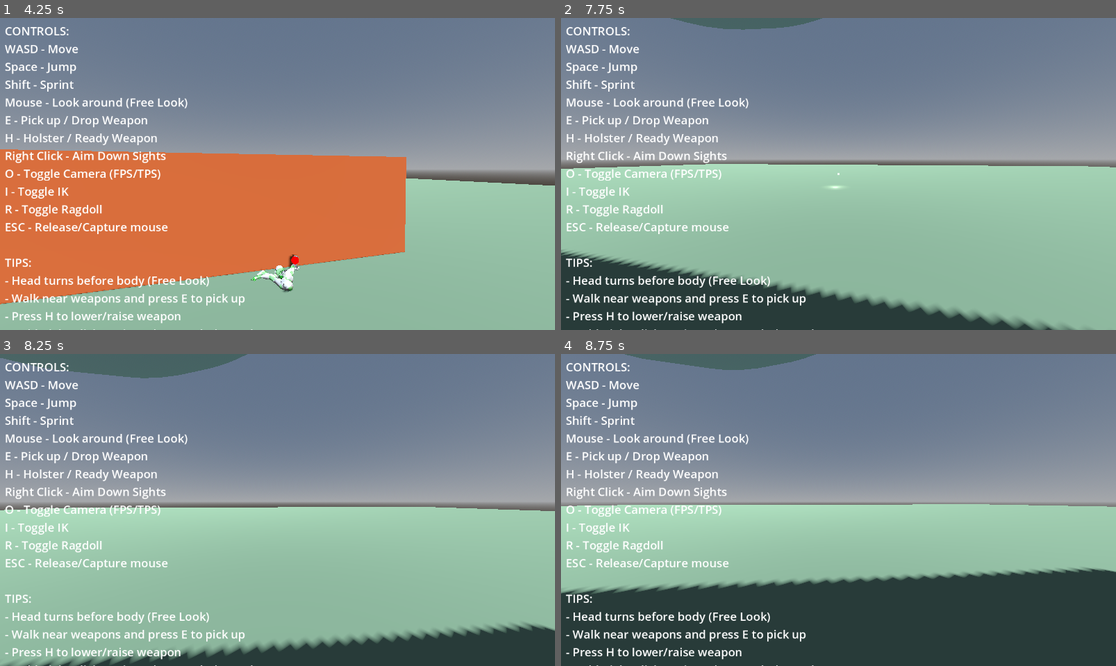
Above: before the commit, frames 1-4 (two rows, left to right).
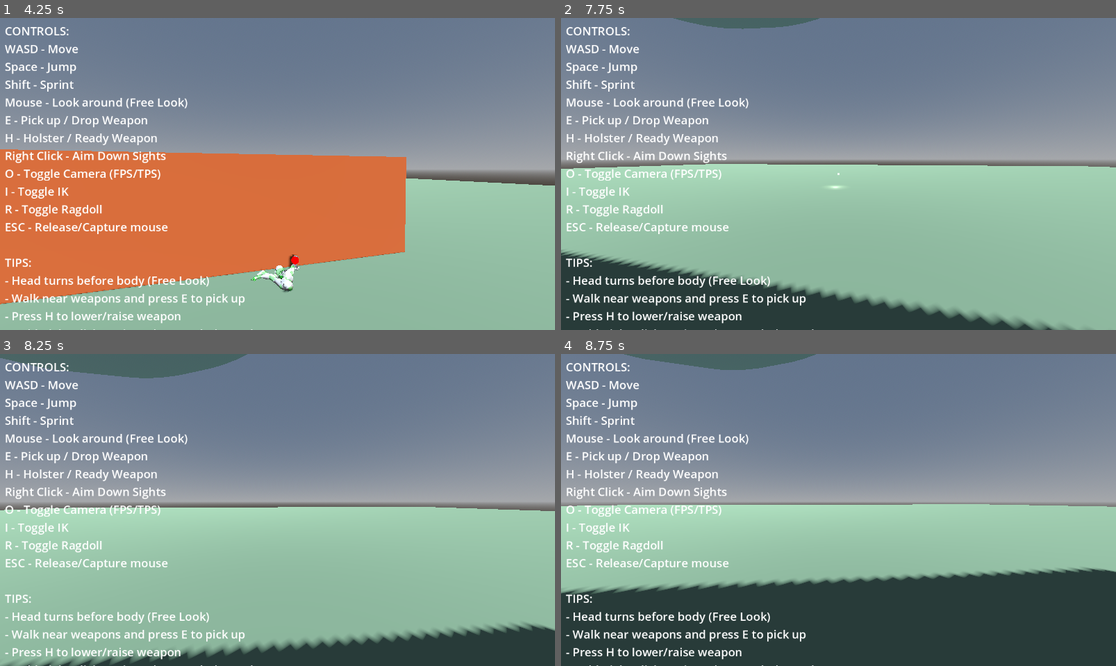
Above: after the commit, the same moments.

Repository: lmf-git/fpsikanimragdoll
Game: Godot game, scene res://world.tscn
Same seed, same stepped clock (60 frames per second), same inputs: the game is played once before the commit and once after it.
Inputs (mouse positions are in pixels of both pictures, inside the frame that each line leads up to):
- Up to frame 1 (4.25 s): tap Enter at 0.5 s; move the mouse to (305, 174) at 0.52 s; hold Shift (sprint) 0.53-1.28 s; hold W (move_forward) from 0.53 s (still down); click (305, 174) at 0.67 s; tap Space (jump) at 0.77, 1.52, 3.02, 3.77 s; move the mouse to (249, 174) at 1.27 s; tap O (toggle_camera) at 1.35 s; click (249, 174) at 1.42 s; move the mouse to (288, 167) at 2.02 s; hold I (toggle_ik) 2.03-2.78 s; click (288, 167) at 2.17 s; move the mouse to (271, 180) at 2.77 s; tap R (toggle_ragdoll) at 2.85 s; click (271, 180) at 2.92 s; move the mouse to (316, 177) at 3.52 s; tap E at 3.6 s; click (316, 177) at 3.67 s
- Up to frame 2 (7.75 s): move the mouse to (794, 170) at 4.27 s; tap H at 4.35 s; click (794, 170) at 4.42 s; tap Space (jump) at 4.52, 6.02, 6.77, 7.52 s; move the mouse to (844, 174) at 5.02 s; hold Shift (sprint) 5.03-5.78 s; click (844, 174) at 5.17 s; move the mouse to (816, 167) at 5.77 s; release W (move_forward) at 5.78 s; hold D (move_right) 5.78-6.53 s; tap O (toggle_camera) at 5.85 s; click (816, 167) at 5.92 s; move the mouse to (866, 174) at 6.52 s; hold I (toggle_ik) 6.53-7.28 s; hold W (move_forward) from 6.53 s (still down); click (866, 174) at 6.67 s; move the mouse to (810, 174) at 7.27 s; tap R (toggle_ragdoll) at 7.35 s; click (810, 174) at 7.42 s
- Up to frame 3 (8.25 s): keep holding W (move_forward); move the mouse to (288, 503) at 8.02 s; tap E at 8.1 s; click (288, 503) at 8.17 s
- Up to frame 4 (8.75 s): keep holding W (move_forward)

Frame 1 is identical in both runs. In frame 2, less than 0.1% of the frame differs, in the area x 19-77%, y 0-48%; in frame 3, less than 0.1%; in frame 4, less than 0.1%.

Commit message:
Add toggle aim mode and fix head position below shoulder
Features added:
1. Toggle aim mode with Ctrl+Right-Click
   - New boolean is_aim_toggled for sticky aim state
   - Ctrl+Right-Click toggles aim ON/OFF (stays until toggled)
   - Regular Right-Click still works for temporary aim (hold)
   - Aim centered along line of vision via spine rotation
   - Print message when toggling aim state

2. Fix head below shoulder when weapon equipped
   - Adjusted spine bone rotation weights:
     - Upper_Chest: 0.7 → 0.2 (prevent pulling head down)
     - Chest: 0.5 → 0.6 (more rotation)
     - Spine: 0.3 → 0.4 (more rotation)
   - Most aiming now from spine/chest, less from upper_chest
   - Prevents upper_chest from affecting neck/head position

Result:
- Sticky aim mode with Ctrl+Right-Click
- Head maintains correct position when aiming
- Natural upper body aiming without head displacement

Diff:
--- a/character_controller.gd
+++ b/character_controller.gd
@@ -80,6 +80,7 @@
 enum WeaponState { SHEATHED, READY, AIMING }
 var weapon_state: WeaponState = WeaponState.READY
 var is_weapon_sheathed: bool = false  # Toggle for sheathed state
+var is_aim_toggled: bool = false  # Toggle aim mode (Ctrl+Right-Click)
 
 # Weapon positioning - skeleton-relative offsets
 @export var aim_weapon_offset: Vector3 = Vector3(0.15, 0.25, -1.5)  # Offset when aiming down sights (lowered for better hand position)
@@ -171,9 +172,9 @@
 
 # Per-bone weights for spine aiming
 var spine_bone_weights: Dictionary = {
-	"Spine": 0.3,
-	"Chest": 0.5,
-	"Upper_Chest": 0.7
+	"Spine": 0.4,
+	"Chest": 0.6,
+	"Upper_Chest": 0.2  # Lower weight to avoid pulling head down
 }
 
 func _ready():
@@ -773,11 +774,19 @@
 
 	# Right click for weapon aim
 	if event is InputEventMouseButton:
-		if event.button_index == MOUSE_BUTTON_RIGHT:
-			if event.pressed and equipped_weapon and not is_weapon_sheathed:
-				weapon_state = WeaponState.AIMING
+		if event.button_index == MOUSE_BUTTON_RIGHT and event.pressed and equipped_weapon and not is_weapon_sheathed:
+			# Ctrl+Right-Click to toggle aim (sticky aim)
+			if event.ctrl_pressed:
+				is_aim_toggled = !is_aim_toggled
+				weapon_state = WeaponState.AIMING if is_aim_toggled else (WeaponState.SHEATHED if is_weapon_sheathed else WeaponState.READY)
+				print("Aim toggled: ", "ON" if is_aim_toggled else "OFF")
+			# Regular Right-Click for temporary aim (hold to aim)
 			else:
-				# Return to ready or sheathed based on sheathed flag
+				if not is_aim_toggled:  # Only allow temporary aim if not toggled on
+					weapon_state = WeaponState.AIMING
+		elif event.button_index == MOUSE_BUTTON_RIGHT and not event.pressed:
+			# Release right-click: return to ready unless aim is toggled on
+			if not is_aim_toggled:
 				weapon_state = WeaponState.SHEATHED if is_weapon_sheathed else WeaponState.READY
 
 	# H key to toggle weapon sheathed/ready
